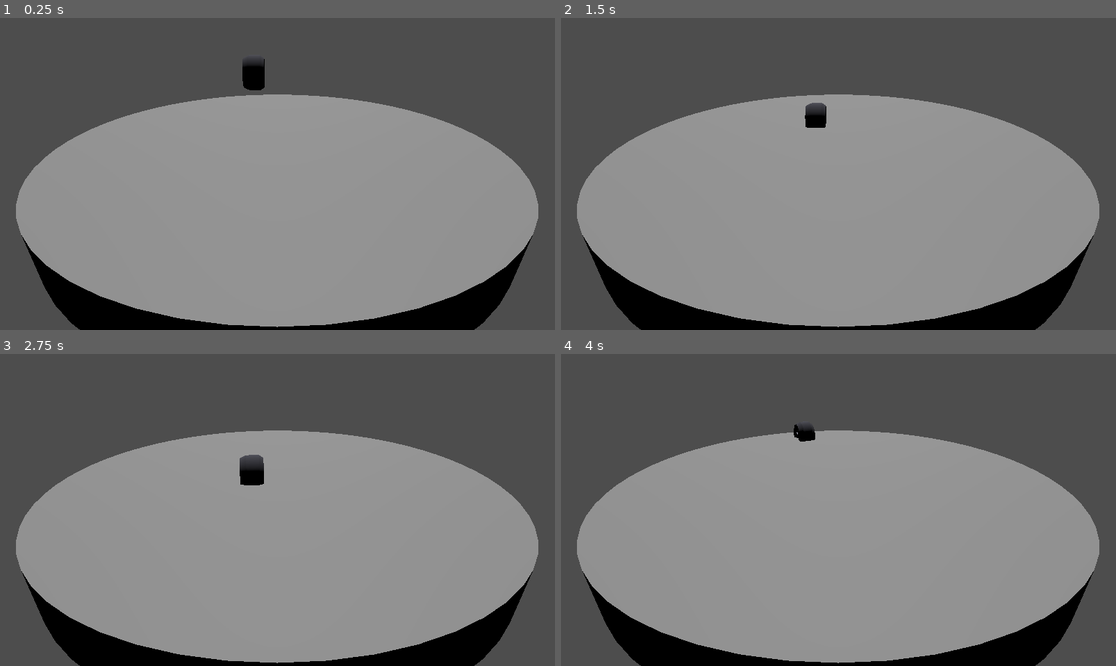
Above: before the commit, frames 1-4 (two rows, left to right).
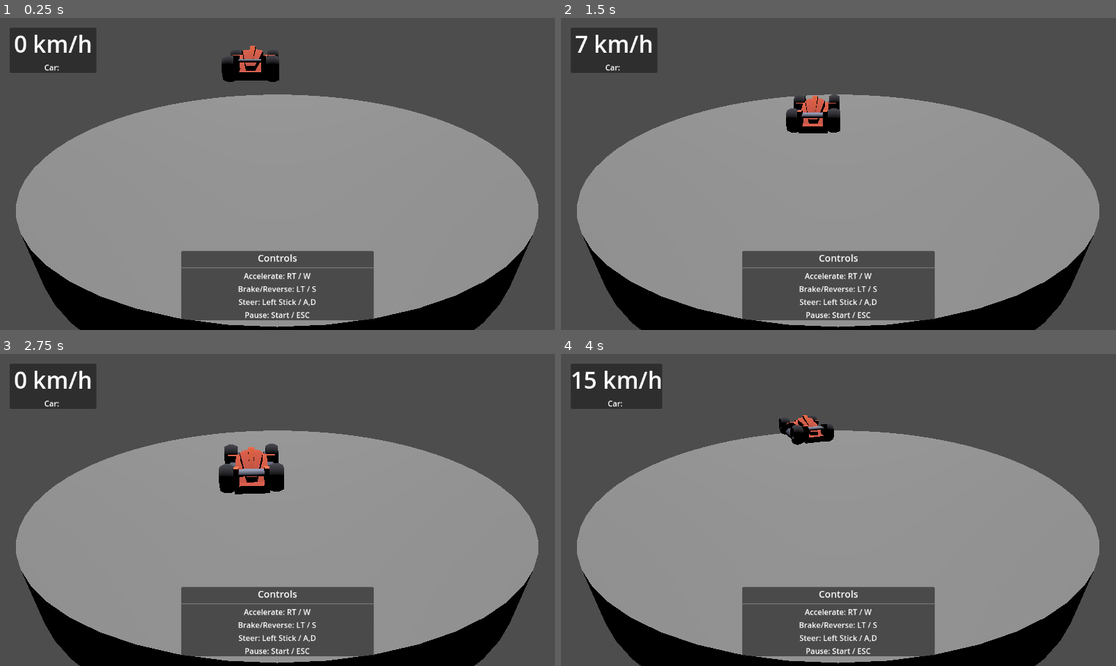
Above: after the commit, the same moments.

Repository: manuelsrleon/modcast
Game: Godot game, scene res://main.tscn
The game is run twice, just before and just after one commit, with the same random seed, the same clock (stepped at 60 frames per second) and the same inputs.
Inputs:
- Up to frame 1 (0.25 s): no input
- Up to frame 2 (1.5 s): hold Right (turn_right) 0.53-1.28 s; tap Enter at 1.25 s; hold Down (reverse) from 1.28 s (still down)
- Up to frame 3 (2.75 s): release Down (reverse) at 2.03 s; hold Right (turn_right) from 2.03 s (still down)
- Up to frame 4 (4 s): tap Space at 2.75 s; release Right (turn_right) at 2.78 s; hold Up (accelerate) 2.78-3.53 s; hold Left (turn_left) from 3.53 s (still down)

The runs differ from the first frame. In frame 1, 11% of the frame differs, in the area x 1-68%, y 3-97%; in frame 2, 11%; in frame 3, 11%; in frame 4, 10%.
Error after the commit: Attempt to call function 'get_children' in base 'null instance' on a null instance. (res://scripts/pause_menu.gd:36)

Commit message:
Mejoras gráficas del demo Godot (tarea #7)

Diff:
--- a/demo/car-sumo/main.tscn
+++ b/demo/car-sumo/main.tscn
@@ -1,8 +1,9 @@
-[gd_scene load_steps=7 format=3 uid="uid://lmidt68j2mgx"]
+[gd_scene load_steps=8 format=3 uid="uid://lmidt68j2mgx"]
 
 [ext_resource type="Script" uid="uid://dvswki6evu22s" path="res://player.gd" id="1_ig7tw"]
 [ext_resource type="ArrayMesh" uid="uid://d3wogq8rlv108" path="res://cars/Models/OBJ format/race.obj" id="2_h2yge"]
 [ext_resource type="PackedScene" uid="uid://cb7k8m2n3p4q5" path="res://ui/pause_menu.tscn" id="2_pause"]
+[ext_resource type="PackedScene" uid="uid://d1h2u3d4h5u6d" path="res://ui/hud.tscn" id="3_hud"]
 
 [sub_resource type="CylinderShape3D" id="CylinderShape3D_0xm2m"]
 height = 1.0
@@ -52,4 +53,6 @@
 transform = Transform3D(-1, -3.912388e-08, 7.817969e-08, 0, 0.89427143, 0.447525, -8.742278e-08, 0.447525, -0.89427143, 0, 2.4574406, -10.83794)
 fov = 52.1
 
+[node name="HUD" parent="." groups=["hud"] instance=ExtResource("3_hud")]
+
 [node name="PauseMenu" parent="." instance=ExtResource("2_pause")]
--- /dev/null
+++ b/demo/car-sumo/scripts/hud.gd
@@ -0,0 +1,35 @@
+extends CanvasLayer
+
+@onready var speed_label = %SpeedLabel
+@onready var car_name_label = %CarNameLabel
+@onready var instructions_panel = %InstructionsPanel
+
+var player: CharacterBody3D
+
+func _ready() -> void:
+	player = get_tree().get_first_node_in_group("player")
+	car_name_label.text = "Car: " + SaveManager.get_saved_car().capitalize().replace("_", " ")
+
+	# Hide instructions after 5 seconds
+	await get_tree().create_timer(5.0).timeout
+	if instructions_panel:
+		var tween = create_tween()
+		tween.tween_property(instructions_panel, "modulate:a", 0.0, 0.5)
+		tween.tween_callback(instructions_panel.hide)
+
+func _process(_delta: float) -> void:
+	if player:
+		var speed = abs(player.current_speed)
+		var speed_kmh = speed * 10  # Approximate conversion to km/h for display
+		speed_label.text = "%d km/h" % speed_kmh
+
+		# Color code the speed
+		if speed_kmh > 150:
+			speed_label.add_theme_color_override("font_color", Color(1, 0.3, 0.3))  # Red
+		elif speed_kmh > 100:
+			speed_label.add_theme_color_override("font_color", Color(1, 0.8, 0.2))  # Yellow
+		else:
+			speed_label.add_theme_color_override("font_color", Color(1, 1, 1))  # White
+
+func update_car_name(car_name: String) -> void:
+	car_name_label.text = "Car: " + car_name.capitalize().replace("_", " ")
--- a/demo/car-sumo/scripts/pause_menu.gd
+++ b/demo/car-sumo/scripts/pause_menu.gd
@@ -49,6 +49,8 @@
 	for car_name in car_names:
 		var button = Button.new()
 		button.text = car_name.capitalize().replace("_", " ")
+		button.custom_minimum_size = Vector2(0, 40)
+		button.add_theme_font_size_override("font_size", 16)
 		button.pressed.connect(_on_car_selected.bind(car_name))
 		car_list.add_child(button)
 		car_buttons[car_name] = button
@@ -81,6 +83,11 @@
 
 		if should_save:
 			SaveManager.save_car_preference(car_name)
+
+		# Update HUD with new car name
+		var hud = get_tree().get_first_node_in_group("hud")
+		if hud and hud.has_method("update_car_name"):
+			hud.update_car_name(car_name)
 	else:
 		push_error("Failed to load car: ", car_name)
 
@@ -89,8 +96,10 @@
 		var button = car_buttons[car_name]
 		if car_name == current_selected_car:
 			button.text = "✓ " + car_name.capitalize().replace("_", " ")
+			button.add_theme_color_override("font_color", Color(0.4, 1, 0.5))
 		else:
 			button.text = car_name.capitalize().replace("_", " ")
+			button.add_theme_color_override("font_color", Color(1, 1, 1))
 
 func _on_resume_pressed() -> void:
 	toggle_pause()
--- /dev/null
+++ b/demo/car-sumo/ui/hud.tscn
@@ -0,0 +1,75 @@
+[gd_scene load_steps=2 format=3 uid="uid://d1h2u3d4h5u6d"]
+
+[ext_resource type="Script" path="res://scripts/hud.gd" id="1_hud"]
+
+[node name="HUD" type="CanvasLayer"]
+script = ExtResource("1_hud")
+
+[node name="SpeedPanel" type="PanelContainer" parent="."]
+offset_left = 20.0
+offset_top = 20.0
+offset_right = 200.0
+offset_bottom = 100.0
+
+[node name="VBoxContainer" type="VBoxContainer" parent="SpeedPanel"]
+layout_mode = 2
+
+[node name="SpeedLabel" type="Label" parent="SpeedPanel/VBoxContainer"]
+unique_name_in_owner = true
+layout_mode = 2
+theme_override_font_sizes/font_size = 48
+text = "0 km/h"
+horizontal_alignment = 1
+
+[node name="CarNameLabel" type="Label" parent="SpeedPanel/VBoxContainer"]
+unique_name_in_owner = true
+layout_mode = 2
+theme_override_font_sizes/font_size = 16
+text = "Car: Race"
+horizontal_alignment = 1
+
+[node name="InstructionsPanel" type="PanelContainer" parent="."]
+unique_name_in_owner = true
+anchors_preset = 7
+anchor_left = 0.5
+anchor_top = 1.0
+anchor_right = 0.5
+anchor_bottom = 1.0
+offset_left = -200.0
+offset_top = -150.0
+offset_right = 200.0
+offset_bottom = -20.0
+grow_horizontal = 2
+grow_vertical = 0
+
+[node name="VBoxContainer" type="VBoxContainer" parent="InstructionsPanel"]
+layout_mode = 2
+
+[node name="TitleLabel" type="Label" parent="InstructionsPanel/VBoxContainer"]
+layout_mode = 2
+theme_override_font_sizes/font_size = 20
+text = "Controls"
+horizontal_alignment = 1
+
+[node name="HSeparator" type="HSeparator" parent="InstructionsPanel/VBoxContainer"]
+layout_mode = 2
+
+[node name="AccelerateLabel" type="Label" parent="InstructionsPanel/VBoxContainer"]
+layout_mode = 2
+text = "Accelerate: RT / W"
+horizontal_alignment = 1
+
+[node name="BrakeLabel" type="Label" parent="InstructionsPanel/VBoxContainer"]
+layout_mode = 2
+text = "Brake/Reverse: LT / S"
+horizontal_alignment = 1
+
+[node name="SteerLabel" type="Label" parent="InstructionsPanel/VBoxContainer"]
+layout_mode = 2
+text = "Steer: Left Stick / A,D"
+horizontal_alignment = 1
+
+[node name="PauseLabel" type="Label" parent="InstructionsPanel/VBoxContainer"]
+layout_mode = 2
+text = "Pause: Start / ESC"
+horizontal_alignment = 1
--- a/demo/car-sumo/ui/pause_menu.tscn
+++ b/demo/car-sumo/ui/pause_menu.tscn
@@ -12,7 +12,7 @@
 anchor_bottom = 1.0
 grow_horizontal = 2
 grow_vertical = 2
-color = Color(0, 0, 0, 0.7)
+color = Color(0.1, 0.1, 0.15, 0.85)
 
 [node name="PanelContainer" type="PanelContainer" parent="ColorRect"]
 layout_mode = 1
@@ -21,10 +21,10 @@
 anchor_top = 0.5
 anchor_right = 0.5
 anchor_bottom = 0.5
-offset_left = -200.0
-offset_top = -250.0
-offset_right = 200.0
-offset_bottom = 250.0
+offset_left = -250.0
+offset_top = -300.0
+offset_right = 250.0
+offset_bottom = 300.0
 grow_horizontal = 2
 grow_vertical = 2
 
@@ -33,15 +33,18 @@
 
 [node name="TitleLabel" type="Label" parent="ColorRect/PanelContainer/VBoxContainer"]
 layout_mode = 2
-theme_override_font_sizes/font_size = 32
-text = "PAUSED"
+theme_override_colors/font_color = Color(0.4, 0.8, 1, 1)
+theme_override_font_sizes/font_size = 40
+text = "⏸ PAUSED"
 horizontal_alignment = 1
 
 [node name="HSeparator" type="HSeparator" parent="ColorRect/PanelContainer/VBoxContainer"]
 layout_mode = 2
 
 [node name="SubtitleLabel" type="Label" parent="ColorRect/PanelContainer/VBoxContainer"]
-layout_mode = 2
+lheme_override_colors/font_color = Color(0.8, 0.8, 0.8, 1)
+theme_override_font_sizes/font_size = 18
+text = "🚗 ode = 2
 text = "Select Your Car"
 horizontal_alignment = 1
 
@@ -62,7 +65,10 @@
 [node name="HSeparator3" type="HSeparator" parent="ColorRect/PanelContainer/VBoxContainer"]
 layout_mode = 2
 
-[node name="ResumeButton" type="Button" parent="ColorRect/PanelContainer/VBoxContainer"]
-unique_name_in_owner = true
+custom_minimum_size = Vector2(0, 50)
+layout_mode = 2
+theme_override_colors/font_color = Color(0.2, 1, 0.4, 1)
+theme_override_font_sizes/font_size = 20
+text = "▶ Resume Gain_owner = true
 layout_mode = 2
 text = "Resume"
